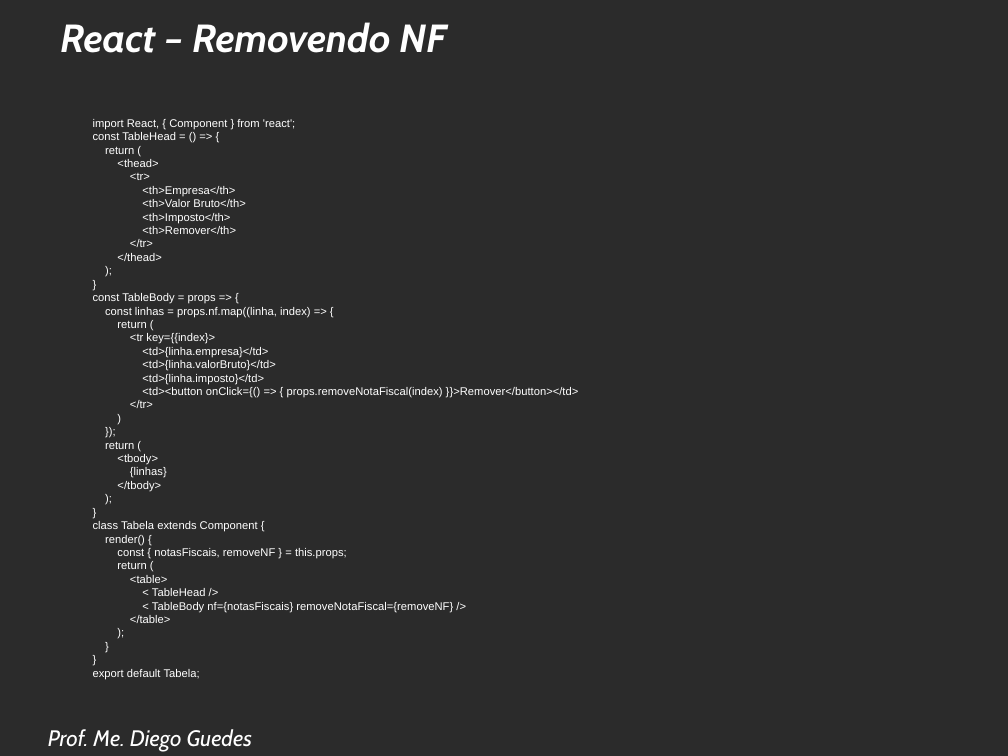
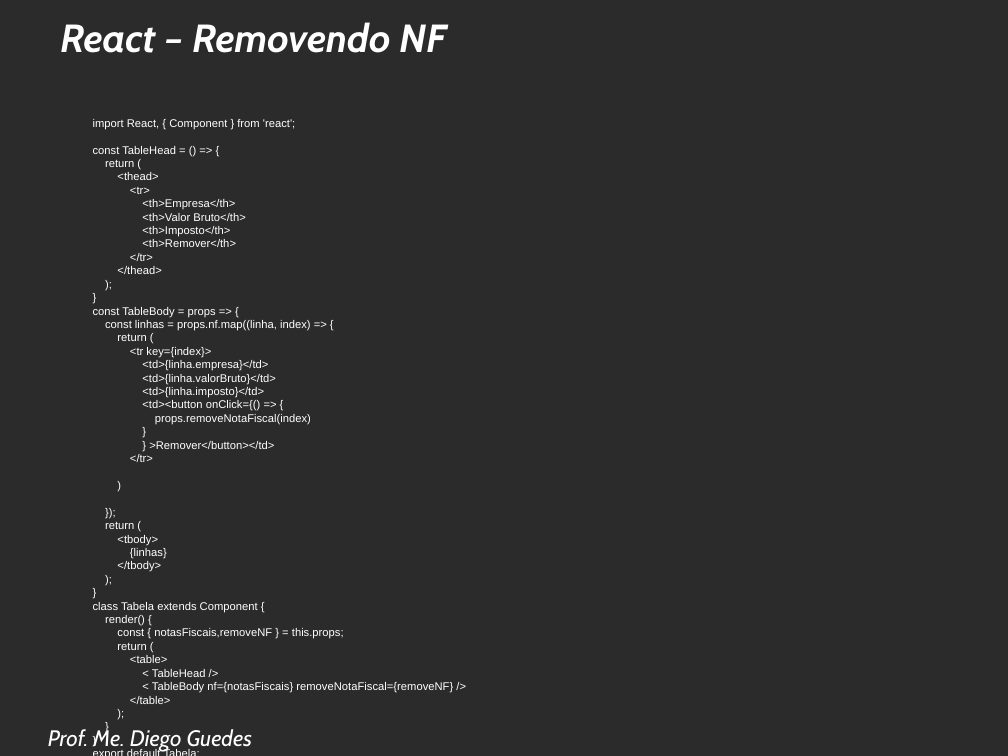
Before and after one commit to diegoguedes/programacaoFrameworks2020, a slide deck: slide 25 of slides/slides_componentes.odp. Drawn at 1008x756 pixels with LibreOffice and Linux fonts; fonts in the diff are those of the drawing; background and template pictures are left out; a plain dark background stands for a picture behind light text. Boxes give left, top, right and bottom in pixels: in the first picture for what was removed or moved away, otherwise in the second. Text is boxed around its words. In the diff, an @@ line names an element or a change of style, - is before the commit and + after.

Commit message:
slides

```diff
--- a/slides/slides_componentes.odp
+++ b/slides/slides_componentes.odp
@@ text at (130,347,211,357): text changed @@
-<tr key={{index}>
+<tr key={index}>
@@ text at (142,400,311,449): text changed @@
-<td><button onClick={() => { props.removeNotaFiscal(index) }}>Remover</button></td>
+<td><button onClick={() => {
+props.removeNotaFiscal(index)
+}
+} >Remover</button></td>
@@ text at (117,628,344,639): spaces changed @@
-const { notasFiscais, removeNF } = this.props;
+const { notasFiscais,removeNF } = this.props;
```
